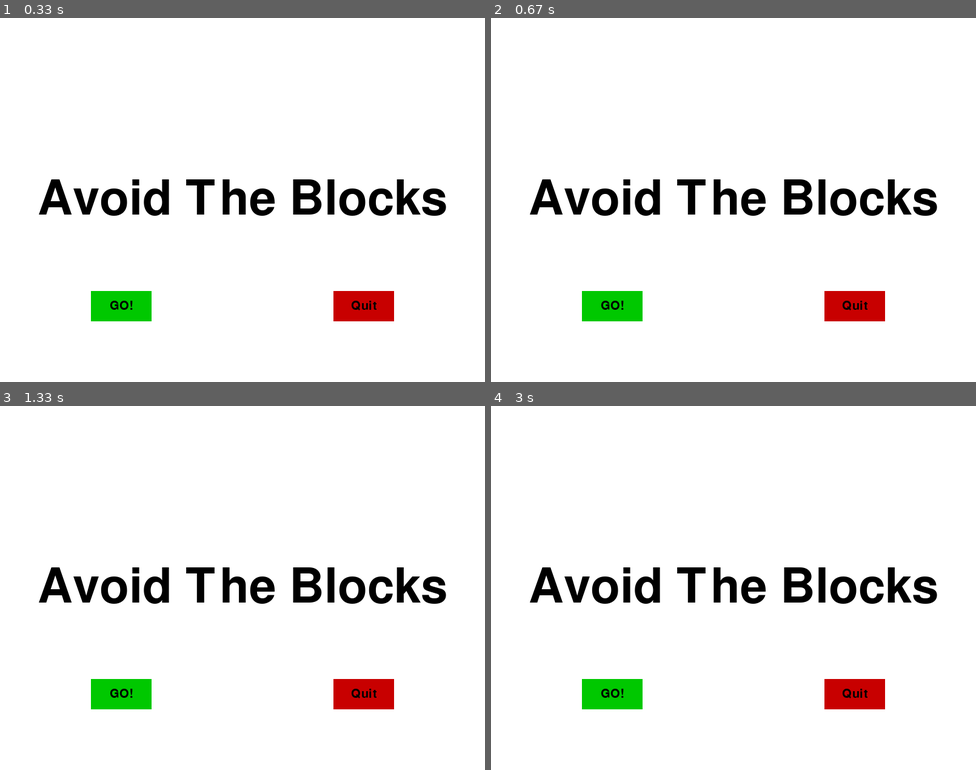
Above: before the commit, frames 1-4 (two rows, left to right).
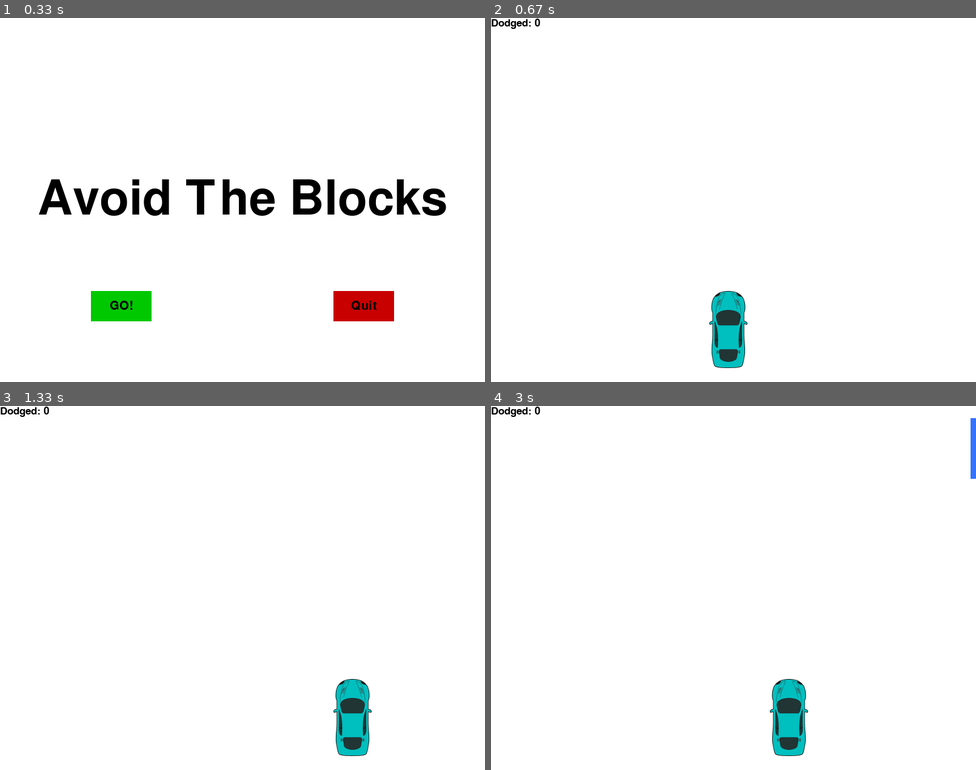
Above: after the commit, the same moments.

Repository: eranmor/Race-Car
Game: pygame game, started from AvoidTheBlocks.py
Two runs of this game, one before a commit and one after it. Both use one fixed random seed, a clock stepped at 60 frames per second and the inputs below.
Inputs (mouse positions are in pixels of both pictures, inside the frame that each line leads up to):
- Up to frame 1 (0.33 s): no input
- Up to frame 2 (0.67 s): press the mouse at (612, 305) at 0.37 s; move the mouse to (694, 294) at 0.47 s; release the mouse at (782, 280) at 0.6 s
- Up to frame 3 (1.33 s): hold Right 0.67-1.13 s; move the mouse to (92, 533) at 0.7 s; hold Right from 1.17 s (still down)
- Up to frame 4 (3 s): release Right at 1.63 s; hold Left 1.67-2.2 s; hold Left 2.23-2.63 s; hold Right from 2.67 s (still down)

Frame 1 is identical in both runs. In frame 2, 7.1% of the frame differs, in the area x 0-92%, y 0-97%; in frame 3, 6.6%; in frame 4, 7.3%, in the area x 0-100%, y 0-97%.

Commit message:
game+menu functionality

Diff:
--- a/AvoidTheBlocks.py
+++ b/AvoidTheBlocks.py
@@ -66,11 +66,21 @@
 def crash():
     message_display('You Crashed')
 
-def button(msg,x,y,w,h,ic,ac):
+# Defines button
+def button(msg,x,y,w,h,ic,ac,action=None):
     mouse = pygame.mouse.get_pos()
-
+    click = pygame.mouse.get_pressed(
+
+    )
+    print(click)
     if x + w > mouse[0] > x and y + h > mouse[1] > y:
         pygame.draw.rect(gameDisplay, ac, (x, y, w, h))
+        if click[0] == 1 and action != None:
+            if action == "play":
+                game_loop()
+            elif action == "quit":
+                pygame.quit()
+                quit()
     else:
         pygame.draw.rect(gameDisplay, ic, (x, y, w, h))
 
@@ -99,10 +109,11 @@
 
 #        mouse = pygame.mouse.get_pos()
 
-        button('GO!', 150, 450, 100, 50, green, bright_green)
-
-        button('Quit', 550, 450, 100, 50, red, bright_red)
-
+        button('GO!', 150, 450, 100, 50, green, bright_green, "play")
+
+        button('Quit', 550, 450, 100, 50, red, bright_red, "quit")
+
+# manual buttons settings
         '''
         if 150 + 100 > mouse[0] > 150 and 450+50 > mouse[1] > 450:
             pygame.draw.rect(gameDisplay, bright_green, (150, 450, 100, 50))
